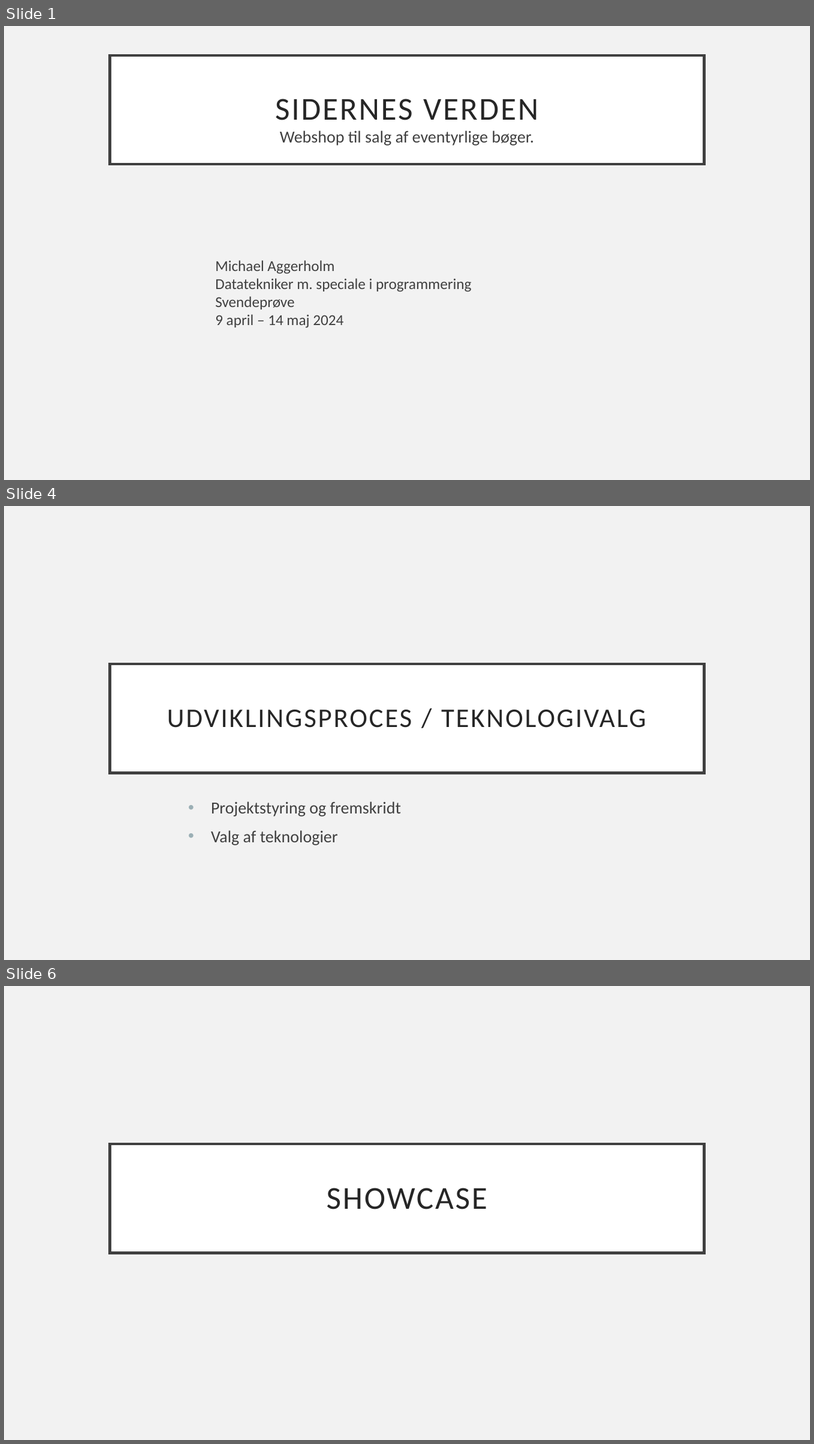
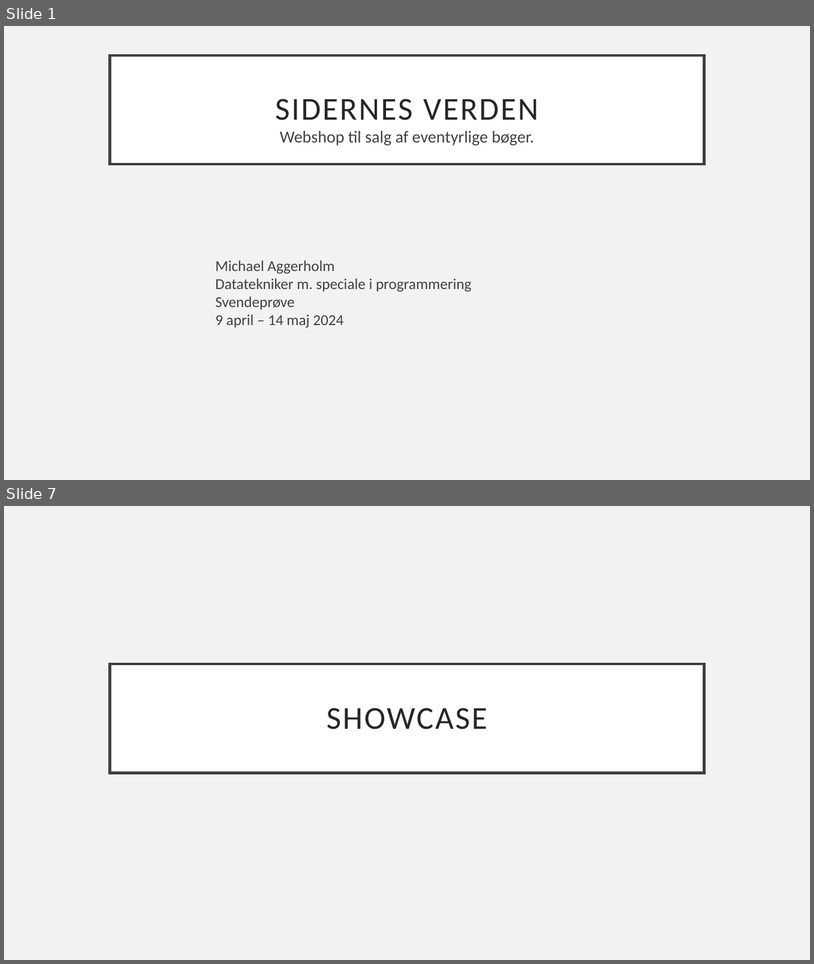
Before and after one commit to MichaelAggerholm/Apprentice_Test, a slide deck: Assets/Documents/Præsentation-sidernesVerden.pptx. Shown one above the other, each under a label of ours: slides 1, 4 and 6 before the commit, slides 1 and 7 after it; the slides between them are not shown. The pictures are 814x1444 and 814x964 pixels, drawn with LibreOffice and Linux fonts; fonts in the diff are those of the drawing. Boxes give left, top, right and bottom in pixels: in the first picture for what was removed or moved away, otherwise in the second. Text is boxed around its words. In the diff, an @@ line names an element or a change of style, - is before the commit and + after.

```diff
--- a/Assets/Documents/Præsentation-sidernesVerden.pptx
+++ b/Assets/Documents/Præsentation-sidernesVerden.pptx
@@ slide 4 removed at (4,506,810,960), background #F2F2F2 @@
@@ title removed at (110,664,705,773) @@
-UDVIKLINGSPROCES / TEKNOLOGIVALG
@@ subtitle removed at (211,801,401,845) @@
-• Projektstyring og fremskridt
-• Valg af teknologier
@@ what was slide 6 is now slide 7 @@
```
Also in this commit, not shown: 5 slides changed, 2 slides added.
